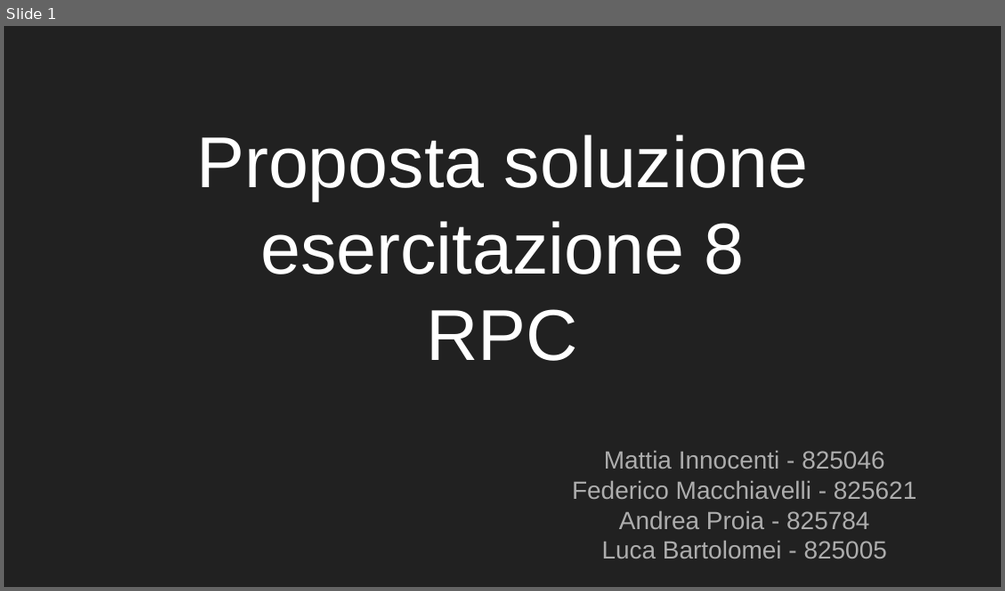
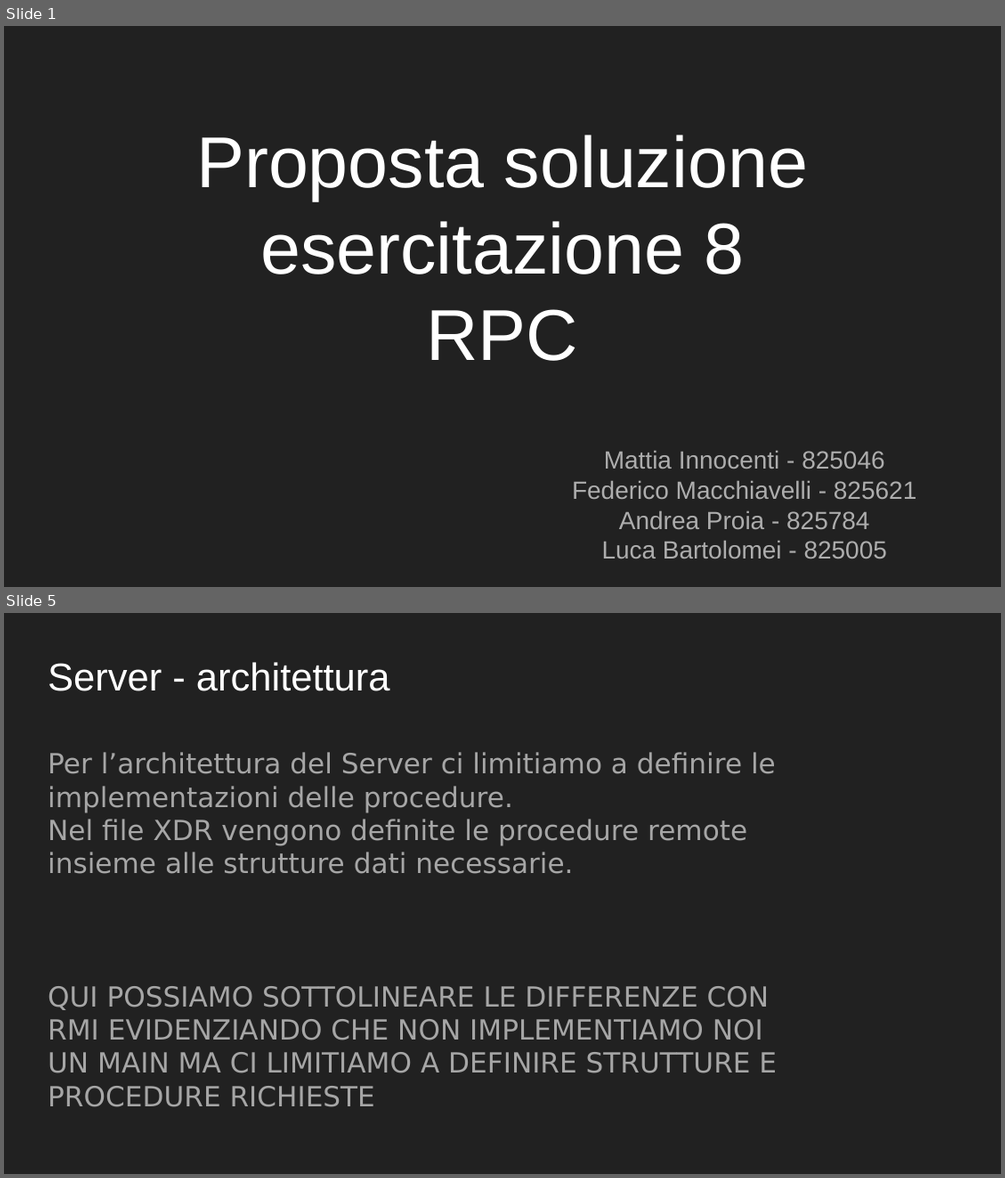
Before and after one commit to reticalcolatori/esercitazione8, a slide deck: PresentazioneEs6.pptx. Shown one above the other, each under a label of ours: slide 1 before the commit, slides 1 and 5 after it; the slides between them are not shown. The pictures are 1005x591 and 1005x1178 pixels, drawn with LibreOffice and Linux fonts; fonts in the diff are those of the drawing. Boxes give left, top, right and bottom in pixels: in the first picture for what was removed or moved away, otherwise in the second. Text is boxed around its words. In the diff, an @@ line names an element or a change of style, - is before the commit and + after.

```diff
--- a/PresentazioneEs6.pptx
+++ b/PresentazioneEs6.pptx
@@ slide 5 added at (4,613,1001,1174), background #212121 @@
@@ text added at (48,662,390,691), 28 pt, text #FFFFFF @@
+Server - architettura
@@ text added at (48,752,777,1107), 20 pt, text #A6A6A6 @@
+Per l’architettura del Server ci limitiamo a definire le implementazioni delle procedure.
+Nel file XDR vengono definite le procedure remote insieme alle strutture dati necessarie.
+QUI POSSIAMO SOTTOLINEARE LE DIFFERENZE CON RMI EVIDENZIANDO CHE NON IMPLEMENTIAMO NOI UN MAIN MA CI LIMITIAMO A DEFINIRE STRUTTURE E PROCEDURE RICHIESTE
```
Also in this commit, not shown: 5 slides changed, 2 other slides added, 3 slides removed.
